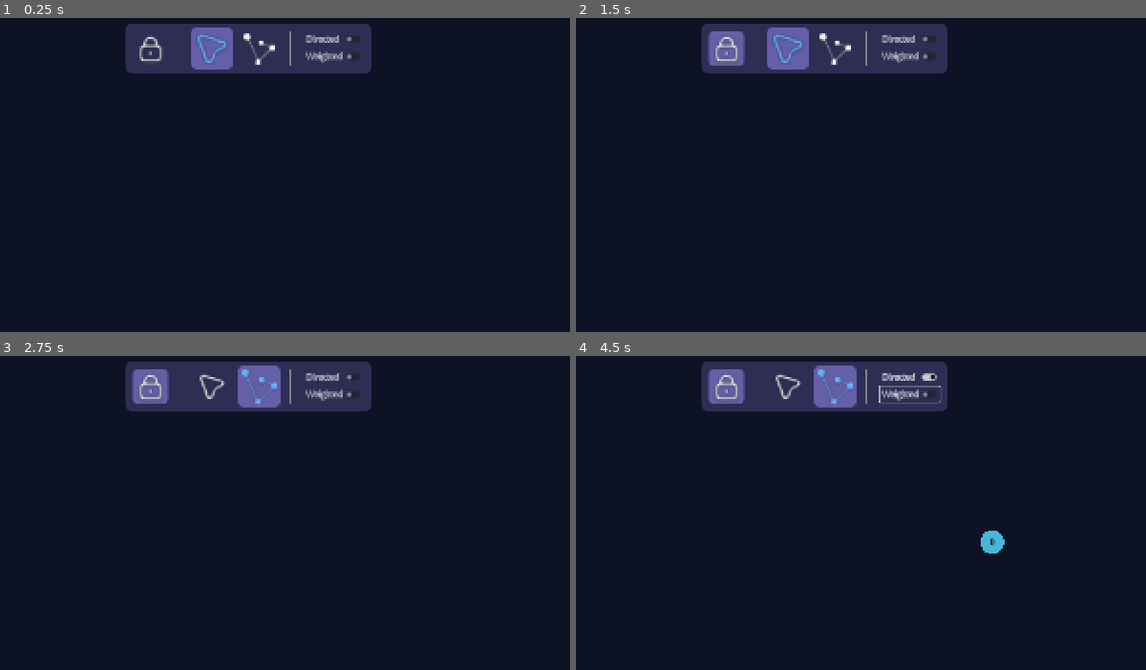
Above: before the commit, frames 1-4 (two rows, left to right).
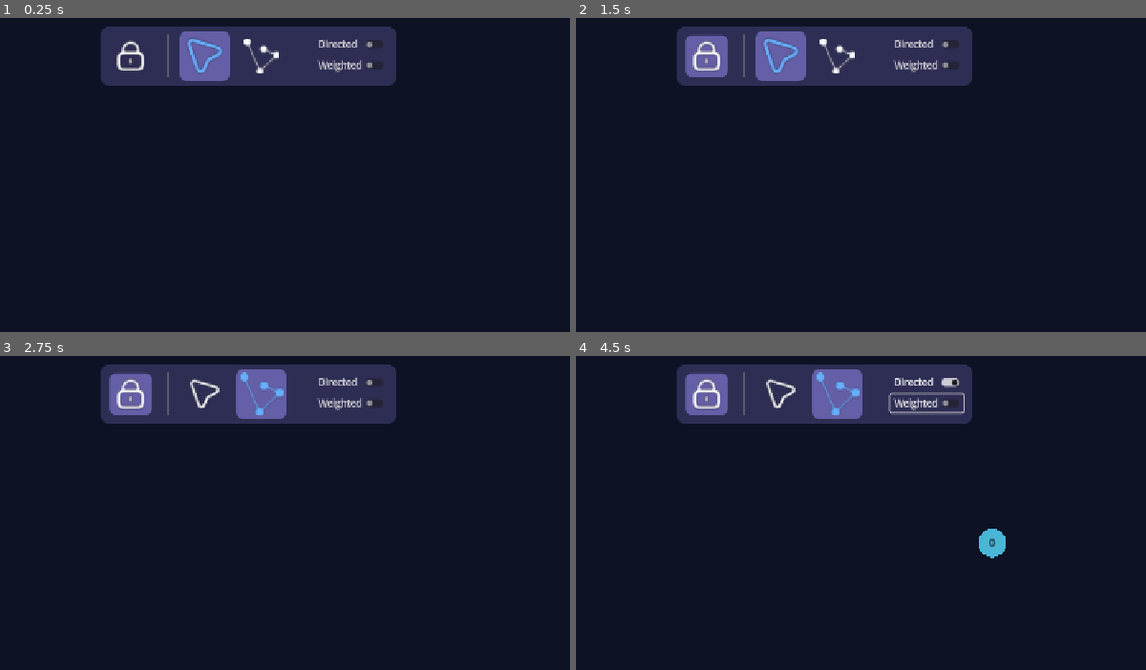
Above: after the commit, the same moments.

Repository: VerticesLTD/Graphos
Game: Godot game, scene res://scenes/main/main.tscn
Same seed, same stepped clock (60 frames per second), same inputs: the game is played once before the commit and once after it. Before the commit the project starts from res://Boot.tscn.
Inputs (mouse positions are in pixels of both pictures, inside the frame that each line leads up to; where the layout moved, square brackets give the same spot in the first picture):
- Up to frame 1 (0.25 s): no input
- Up to frame 2 (1.5 s): click (707, 55) [724, 49] at 0.5 s; click (781, 55) [786, 49] at 1.25 s
- Up to frame 3 (2.75 s): click (262, 393) [256, 387] at 2 s
- Up to frame 4 (4.5 s): click "Directed" at 2.75 s; click "Weighted" at 3.5 s; tap Enter at 4.25 s; move the mouse to (992, 541) at 4.27 s; hold Right (ui_right) from 4.28 s (still down); tap Delete (delete) at 4.35 s; click (992, 541) at 4.42 s

The runs differ from the first frame. In frame 1, 5.5% of the frame differs, in the area x 17-70%, y 1-22%; in frame 2, 5.9%; in frame 3, 5.7%; in frame 4, 6.1%, in the area x 17-76%, y 1-65%.

Commit message:
Made the project looked nicer improved arrow look, and changed settings so web redrering would look less blury and pixalated

Diff:
--- a/graphs/core/edge.gd
+++ b/graphs/core/edge.gd
@@ -14,6 +14,7 @@
 signal vanished(v: Vertex)
 
 ## Signal to trigger UI animations (like hovers) from data/algorithms.
+@warning_ignore("unused_signal")
 signal animation_requested(anim_name: String)
 
 ## Source vertex of the edge.
--- a/graphs/core/vertex.gd
+++ b/graphs/core/vertex.gd
@@ -8,6 +8,7 @@
 signal vanished(v: Vertex)
 
 ## This lets algorithms say vertex.animation_requested.emit("hover_start")
+@warning_ignore("unused_signal")
 signal animation_requested(anim_name: String)
 
 var id: int
--- a/graphs/strategies/connection_strategy.gd
+++ b/graphs/strategies/connection_strategy.gd
@@ -3,16 +3,16 @@
 ## Defines the blueprint for how vertices connect and disconnect.
 
 ## Virtual function to handle edge creation, data encoding, and UI spawning.
-func add_edge(graph: Graph, src: Vertex, dst: Vertex, weight: int, is_weighted: bool, shout: bool) -> void:
+func add_edge(_graph: Graph, _src: Vertex, _dst: Vertex, _weight: int, _is_weighted: bool, _shout: bool) -> void:
 	pass
 
 ## Virtual function to handle edge deletion and UI cleanup.
-func delete_edge(graph: Graph, src_node: Vertex, dst_node: Vertex) -> void:
+func delete_edge(_graph: Graph, _src_node: Vertex, _dst_node: Vertex) -> void:
 	pass
 
 ## Clones a set of edges from the source graph into the target (imposter) graph.
 ## Each strategy handles its own deduplication (e.g., Undirected only adds src < dst).
-func clone_edges(source_graph: Graph, target_graph: Graph, vertices: Array[Vertex]) -> void:
+func clone_edges(_source_graph: Graph, _target_graph: Graph, _vertices: Array[Vertex]) -> void:
 	pass
 
 ## Determines if this edge type needs to be explicitly captured when pointing TO a deleted vertex.
@@ -21,7 +21,7 @@
 
 ## Determines if an edge should be pasted from the clipboard.
 ## Used to prevent undirected edges from being pasted twice.
-func should_paste_edge(src_id: int, dst_id: int) -> bool:
+func should_paste_edge(_src_id: int, _dst_id: int) -> bool:
 	return true
 
 
--- a/graphs/strategies/directed_strategy.gd
+++ b/graphs/strategies/directed_strategy.gd
@@ -23,7 +23,7 @@
 
 
 ## Directed edges are unique, so we clone every single one we find.
-func clone_edges(source_graph: Graph, target_graph: Graph, vertices: Array[Vertex]) -> void:
+func clone_edges(_source_graph: Graph, target_graph: Graph, vertices: Array[Vertex]) -> void:
 	for v in vertices:
 		var e = v.edges
 		while e:
@@ -35,7 +35,7 @@
 func requires_incoming_capture() -> bool:
 	return true
 
-func should_paste_edge(src_id: int, dst_id: int) -> bool:
+func should_paste_edge(_src_id: int, _dst_id: int) -> bool:
 	return true # Directed edges are unique, always paste.
 
 
--- a/graphs/strategies/undirected_strategy.gd
+++ b/graphs/strategies/undirected_strategy.gd
@@ -3,18 +3,18 @@
 ## Logically creates two identical edges pointing at each other.
 
 ## Adds two edges (A->B and B->A) but only spawns one visual representation.
-func add_edge(graph: Graph, src: Vertex, dst: Vertex, weight: int, is_weighted: bool, shout: bool) -> void:
+func add_edge(_graph: Graph, src: Vertex, dst: Vertex, weight: int, is_weighted: bool, shout: bool) -> void:
 	# Create the links (pass and 'self' for the strategy)
 	var edge_a = src.connect_to(dst, is_weighted, weight, self)
 	var edge_b = dst.connect_to(src, is_weighted, weight, self)
 
 	# If UI updates are allowed, draw the line for ONLY one of them
 	if shout and edge_a and edge_b:
-		graph.spawn_edge_view(edge_a)
-		graph.num_edges += 1
+		_graph.spawn_edge_view(edge_a)
+		_graph.num_edges += 1
 
 ## Deletes both the forward and backward edge links.
-func delete_edge(graph: Graph, src_node: Vertex, dst_node: Vertex) -> void:
+func delete_edge(_graph: Graph, src_node: Vertex, dst_node: Vertex) -> void:
 	# Disconnect both ways
 	var edge_a: Edge = src_node.disconnect_from(dst_node)
 	var edge_b: Edge = dst_node.disconnect_from(src_node)
@@ -25,11 +25,11 @@
 	if edge_b: edge_b.vanished.emit(dst_node)
 
 	if edge_a or edge_b:
-		graph.num_edges -= 1
+		_graph.num_edges -= 1
 
 
 ## Undirected edges are mirrored, so we only clone when src.id < dst.id to avoid duplicates.
-func clone_edges(source_graph: Graph, target_graph: Graph, vertices: Array[Vertex]) -> void:
+func clone_edges(_source_graph: Graph, target_graph: Graph, vertices: Array[Vertex]) -> void:
 	for v in vertices:
 		var e = v.edges
 		while e:
--- a/project.godot
+++ b/project.godot
@@ -15,7 +15,7 @@
 [application]
 
 config/name="Graphos"
-run/main_scene="uid://bq1um7bo8tkkx"
+run/main_scene="uid://yxcr5kwlindq"
 config/features=PackedStringArray("4.6", "GL Compatibility")
 boot_splash/stretch_mode=0
 boot_splash/image="uid://c4kcswmb35gkq"
@@ -29,11 +29,11 @@
 
 [display]
 
-window/size/viewport_width=1920
-window/size/viewport_height=1080
+window/size/viewport_width=1280
+window/size/viewport_height=720
+window/size/mode=2
 window/stretch/mode="canvas_items"
 window/stretch/aspect="expand"
-window/stretch/scale=1.25
 
 [file_customization]
 
--- a/scenes/edge_view/edge_view.gd
+++ b/scenes/edge_view/edge_view.gd
@@ -27,24 +27,32 @@
 		weight_label.text = str(edge_data.weight)
 		_setup_detection_area()
 
-		# Connections
-		edge_data.state_changed.connect(refresh)
-		edge_data.vanished.connect(_on_edge_vanished)
+		# Make sure to NOT create double connections(two vertices but one edge)
+		# Data connections
+		if not edge_data.state_changed.is_connected(refresh):
+			edge_data.state_changed.connect(refresh)
+		if not edge_data.vanished.is_connected(_on_edge_vanished):
+			edge_data.vanished.connect(_on_edge_vanished)
 
 		# Interaction connections
-		mouse_detection_area.mouse_entered.connect(_on_mouse_entered)
-		mouse_detection_area.mouse_exited.connect(_on_mouse_exited)
+		if not mouse_detection_area.mouse_entered.is_connected(_on_mouse_entered):
+			mouse_detection_area.mouse_entered.connect(_on_mouse_entered)
+		if not mouse_detection_area.mouse_exited.is_connected(_on_mouse_exited):
+			mouse_detection_area.mouse_exited.connect(_on_mouse_exited)
 
 		# Algorithm support
-		edge_data.animation_requested.connect(_on_animation_requested)
+		if not edge_data.animation_requested.is_connected(_on_animation_requested):
+			edge_data.animation_requested.connect(_on_animation_requested)
 
 		# Input handling
-		mouse_detection_area.input_event.connect(_on_mouse_detection_area_input_event)
+		if not mouse_detection_area.input_event.is_connected(_on_mouse_detection_area_input_event):
+			mouse_detection_area.input_event.connect(_on_mouse_detection_area_input_event)
 
 		refresh()
 	else:
 		queue_free()
 
+
 # --- Visual Refresh ---
 
 ## Central hub for visual updates. Runs only when the Edge Data signals a change.
@@ -54,19 +62,19 @@
 	weight_label.text = str(edge_data.weight)
 	weight_gap = 43.0 if weight_label.text.length() >= 3 else 30.0
 
-	var width_by_weight = clampf(Globals.EDGE_WIDTH * edge_data.weight / 5.0, 5.0, 15.0)
+	var fixed_width = Globals.EDGE_WIDTH
 
 	if is_hovered:
 		line_1.default_color = draw_color_hovered
 		line_2.default_color = draw_color_hovered
-		line_1.width = max(draw_width_hovered, width_by_weight)
-		line_2.width = max(draw_width_hovered, width_by_weight)
+		line_1.width = max(draw_width_hovered, fixed_width)
+		line_2.width = max(draw_width_hovered, fixed_width)
 		arrowhead.color = draw_color_hovered
 	else:
 		line_1.default_color = edge_data.color
 		line_2.default_color = edge_data.color
-		line_1.width = width_by_weight
-		line_2.width = width_by_weight
+		line_1.width = fixed_width
+		line_2.width = fixed_width
 		arrowhead.color = edge_data.color
 
 	_setup_lines_and_weight()
@@ -140,71 +148,85 @@
 
 ## Draws and positions the arrowhead if this is a directed edge.
 func _update_arrowhead(pos1: Vector2, pos2: Vector2, current_line_width: float) -> void:
-	# If the data says this is Undirected, hide the arrow and stop.
 	if not edge_data.strategy is DirectedStrategy:
 		arrowhead.visible = false
 		return
 
 	arrowhead.visible = true
 
-	# 1. Find the exact edge of the destination vertex
 	var direction = pos1.direction_to(pos2)
-	var visual_end = pos2 - (direction * Globals.VERTEX_RADIUS)
-
-	# 2. Position and rotate the Polygon2D
+	# Tiny gap so it doesn't touch the circle
+	var visual_end = pos2 - (direction * (Globals.VERTEX_RADIUS + 4.0))
+
 	arrowhead.position = visual_end
 	arrowhead.rotation = direction.angle()
 
-	# 3. Calculate dynamic size based on the line width
-	var arrow_length = current_line_width * 3.0
-	var arrow_width = current_line_width * 1.5
-
-	# 4. Define a triangle pointing right (0 degrees)
-	# Point 1: Tip of the arrow (0,0)
-	# Point 2: Top back corner
-	# Point 3: Bottom back corner
+	# Proportions: 5x line width for length, 2x for width
+	var arrow_length = current_line_width * 5.0
+	var arrow_width = current_line_width * 2.2
+
+	# 4-point design: Tip, Top Wing, Back Indent, Bottom Wing
 	var points = PackedVector2Array([
-		Vector2.ZERO,
-		Vector2(-arrow_length, -arrow_width),
-		Vector2(-arrow_length, arrow_width)
+		Vector2.ZERO,                               # Tip (Sharp!)
+		Vector2(-arrow_length, -arrow_width),       # Top wing
+		Vector2(-arrow_length * 0.75, 0),           # The "Stealth" indent
+		Vector2(-arrow_length, arrow_width)         # Bottom wing
 	])
 
 	arrowhead.polygon = points
 
 ## Recalculates line points to leave a gap for the weight label.
 func _setup_lines_and_weight() -> void:
-	var pos1 = edge_data.src.pos
-	var pos2 = edge_data.dst.pos
-	var mid_point = pos1.lerp(pos2,0.5)
-	var direction = (pos2-pos1).normalized()
+	var src_pos = edge_data.src.pos
+	var dst_pos = edge_data.dst.pos
+
+	# 1. The "Visual End" for the line (Shortened for arrows)
+	var direction = src_pos.direction_to(dst_pos)
+	var visual_dst = dst_pos - (direction * Globals.VERTEX_RADIUS)
+
+	if edge_data.strategy is DirectedStrategy:
+		line_1.end_cap_mode = Line2D.LINE_CAP_NONE  # Flat end where it hits the arrow
+		line_2.end_cap_mode = Line2D.LINE_CAP_NONE
+		# Stop the line 10px early to make room for the arrow
+		visual_dst -= direction * 10.0
+	else:
+		line_1.end_cap_mode = Line2D.LINE_CAP_ROUND # Round end for undirected
+		line_2.end_cap_mode = Line2D.LINE_CAP_ROUND
+
+	# 2. The "True Mid" for the Label (Center-to-Center)
+	# Using dst_pos here ensures the label stays in the mathematical middle
+	var true_mid = src_pos.lerp(dst_pos, 0.5)
 	var offset = direction * (weight_gap / 2.0)
-	var length = pos1.distance_to(pos2)
-
-	var line_1_end = mid_point - offset
-	var line_2_start = mid_point + offset
-
-	if edge_data.is_weighted and length > (weight_gap * 3):
-		# WEIGHTED
-		weight_label.visible = true
-		_update_weight_label_transform()
-		line_1.clear_points()
-		line_2.clear_points()
-		line_1.add_point(pos1)
-		line_1.add_point(line_1_end)
-		line_2.add_point(line_2_start)
-		line_2.add_point(pos2)
+	var actual_dist = src_pos.distance_to(dst_pos)
+
+	line_1.clear_points()
+	line_2.clear_points()
+
+	# 3. Draw logic
+	if edge_data.is_weighted and actual_dist > (weight_gap * 2.2):
+		_draw_weighted_edge(src_pos, visual_dst, true_mid, offset)
 	else:
-		# UNWEIGHTED (or too short): Draw one continuous solid line
-		weight_label.visible = false
-		line_1.clear_points()
-		line_2.clear_points() # Hide the second half completely
-
-		# Line 1 does all the work
-		line_1.add_point(pos1)
-		line_1.add_point(pos2)
-
-	# Arrowhead draws last so it always sits on top of whatever line_1 did
-	_update_arrowhead(pos1, pos2, line_1.width)
+		_draw_simple_edge(src_pos, visual_dst)
+
+	_update_arrowhead(src_pos, dst_pos, line_1.width)
+
+## Helper: Line segments stop at visual_dst, but gap is centered at true_mid
+func _draw_weighted_edge(start: Vector2, end: Vector2, mid: Vector2, offset: Vector2) -> void:
+	weight_label.visible = true
+	# Force the label to the mathematical midpoint
+	weight_label.position = mid - (weight_label.size / 2.0)
+	_update_weight_label_transform() # Handles rotation
+
+	line_1.add_point(start)
+	line_1.add_point(mid - offset)
+
+	line_2.add_point(mid + offset)
+	line_2.add_point(end)
+
+func _draw_simple_edge(start: Vector2, end: Vector2) -> void:
+	weight_label.visible = false
+	line_1.add_point(start)
+	line_1.add_point(end)
 
 ## Centers and rotates the weight label within the line gap.
 func _update_weight_label_transform() -> void:
--- a/scenes/edge_view/edge_view.tscn
+++ b/scenes/edge_view/edge_view.tscn
@@ -18,9 +18,16 @@
 [node name="Line1" type="Line2D" parent="." unique_id=1691405498]
 points = PackedVector2Array(0, 0, 64, -87, 236, 1)
 width = 5.06
+joint_mode = 2
+begin_cap_mode = 2
+round_precision = 16
 antialiased = true
 
 [node name="Line2" type="Line2D" parent="." unique_id=729700405]
+joint_mode = 2
+begin_cap_mode = 2
+round_precision = 16
+antialiased = true
 
 [node name="Arrowhead" type="Polygon2D" parent="." unique_id=145492271]
 
--- a/scenes/selection_bounds/selection_bounds_view.gd
+++ b/scenes/selection_bounds/selection_bounds_view.gd
@@ -16,18 +16,18 @@
 
 	# Corners
 	var tl = rect.position
-	var tr = Vector2(rect.end.x, rect.position.y)
+	var _tr = Vector2(rect.end.x, rect.position.y) # tr alone is define in Object class
 	var bl = Vector2(rect.position.x, rect.end.y)
 	var br = rect.end
 
 	# Draw Dashed Border
-	draw_dashed_line(tl, tr, color, 1.5, dash_gap)
-	draw_dashed_line(tr, br, color, 1.5, dash_gap)
+	draw_dashed_line(tl, _tr, color, 1.5, dash_gap)
+	draw_dashed_line(_tr, br, color, 1.5, dash_gap)
 	draw_dashed_line(br, bl, color, 1.5, dash_gap)
 	draw_dashed_line(bl, tl, color, 1.5, dash_gap)
 
 	# Draw Excalidraw-style Handles
-	for pos in [tl, tr, bl, br]:
+	for pos in [tl, _tr, bl, br]:
 		_draw_handle(pos)
 
 func _draw_handle(pos: Vector2) -> void:
